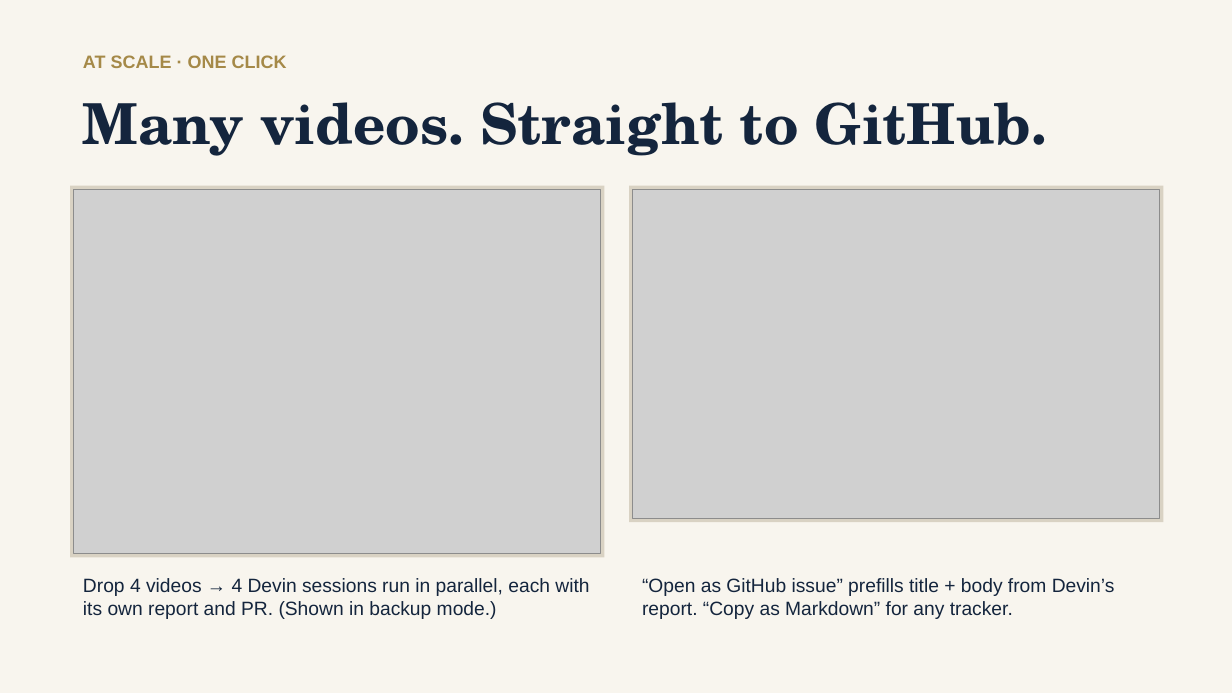
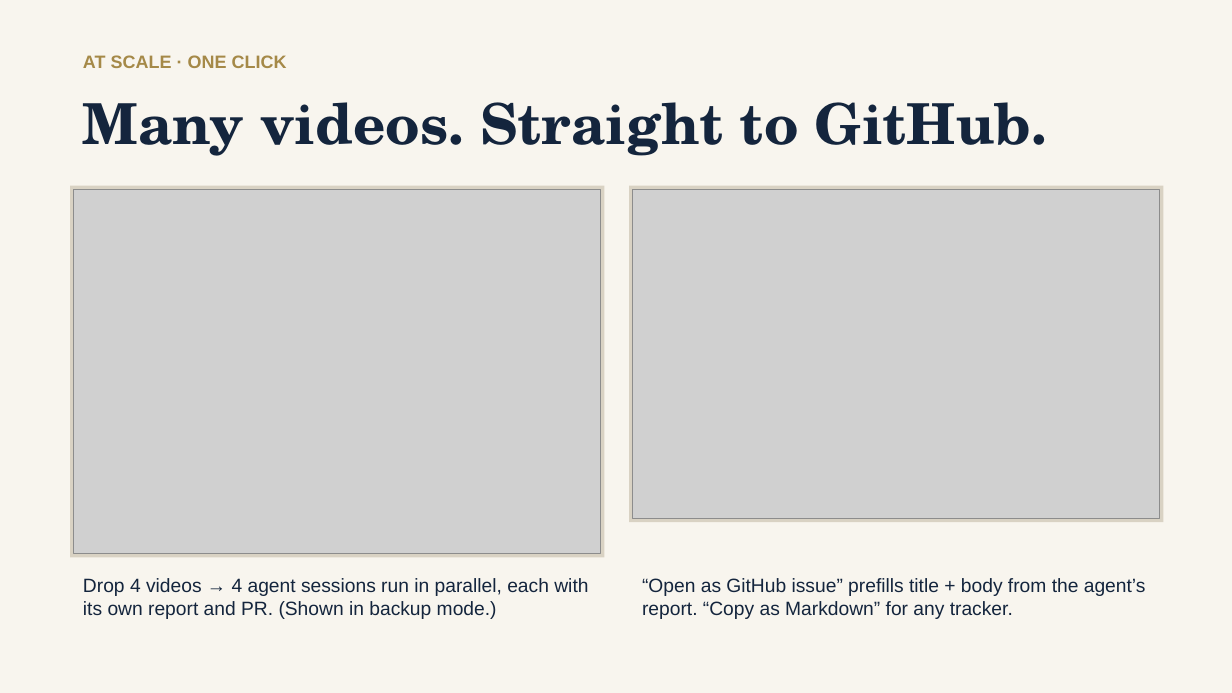
Before and after one commit to woodstock-thebrid/video2pr, a slide deck: slide 8 of docs/media/video2pr_slides.pptx. Drawn at 1232x693 pixels with LibreOffice and Linux fonts; fonts in the diff are those of the drawing; grey boxes stand for pictures. Boxes give left, top, right and bottom in pixels: in the first picture for what was removed or moved away, otherwise in the second. Text is boxed around its words. In the diff, an @@ line names an element or a change of style, - is before the commit and + after.

Commit message:
Refresh slides with AI agent wording and latest real run

```diff
--- a/docs/media/video2pr_slides.pptx
+++ b/docs/media/video2pr_slides.pptx
@@ text at (83, 578, 588, 619): text changed @@
-Drop 4 videos → 4 Devin sessions run in parallel, each with its own report and PR. (Shown in backup mode.)
+Drop 4 videos → 4 agent sessions run in parallel, each with its own report and PR. (Shown in backup mode.)
@@ text at (642, 578, 1146, 619): text changed @@
-“Open as GitHub issue” prefills title + body from Devin’s report. “Copy as Markdown” for any tracker.
+“Open as GitHub issue” prefills title + body from the agent’s report. “Copy as Markdown” for any tracker.
```
Also in this commit, not shown: 6 other slides changed, 4 other files.
